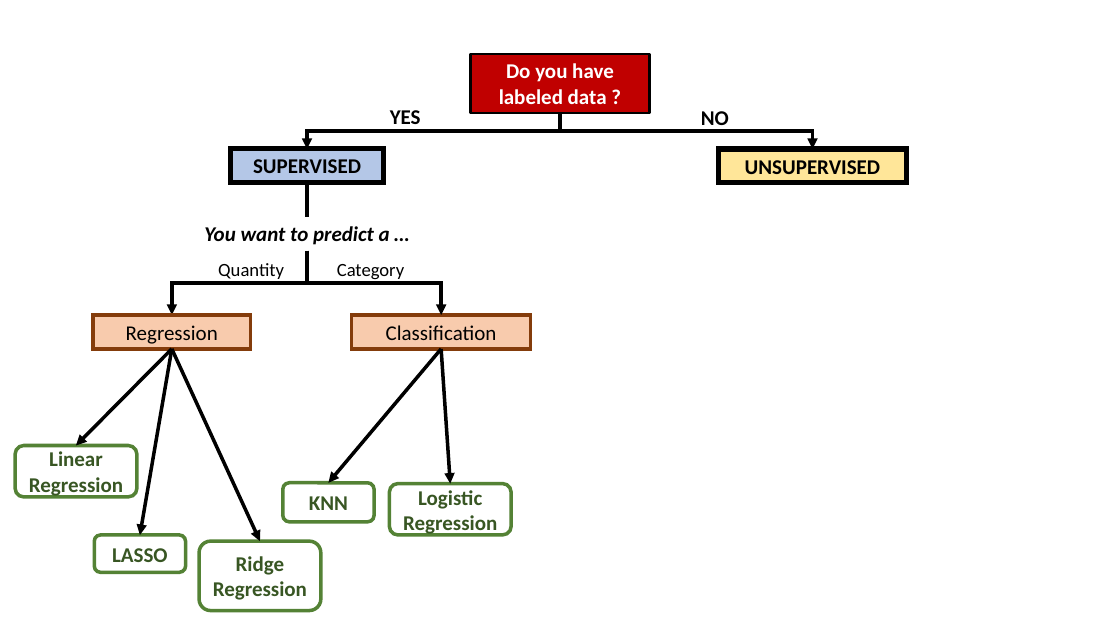
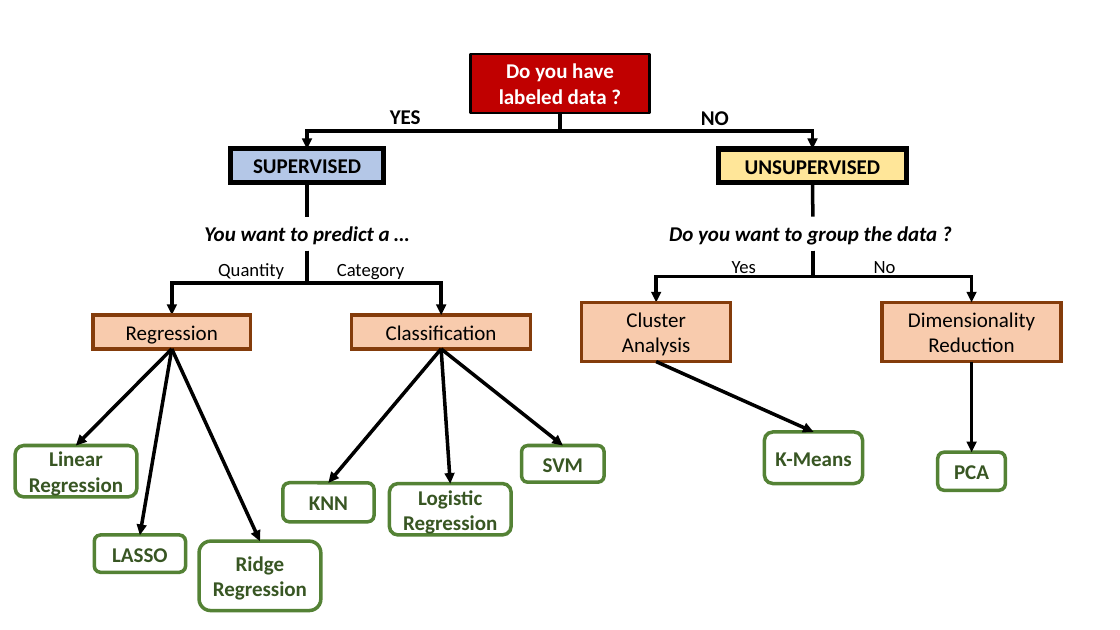
Before and after one commit to lewagon/fullstack-images, a slide deck: slide 3 of ml-week-lectures/learning_tree.pptx (slide 2 before the commit). Drawn at 1120x630 pixels with LibreOffice and Linux fonts; fonts in the diff are those of the drawing. Boxes give left, top, right and bottom in pixels: in the first picture for what was removed or moved away, otherwise in the second. Text is boxed around its words. In the diff, an @@ line names an element or a change of style, - is before the commit and + after.

```diff
--- a/ml-week-lectures/learning_tree.pptx
+++ b/ml-week-lectures/learning_tree.pptx
@@ line added from (812, 183) to (813, 217), #000000 3 pt @@
@@ text added at box(669, 226, 937, 245), 18 pt, text #000000, bold, italic @@
+Do you want to group the data ?
@@ elbow arrow added from (813, 250) to (656, 302), #000000 3 pt @@
@@ text added at box(732, 261, 756, 278), 16 pt, text #000000 @@
+Yes
@@ elbow arrow added from (813, 250) to (972, 302), #000000 3 pt @@
@@ text added at box(874, 261, 896, 278), 16 pt, text #000000 @@
+No
@@ rectangle added at box(581, 302, 731, 362), fill #F8CBAD, outline #843C0B 3 pt, 18 pt, text #000000 @@
+Cluster Analysis
@@ rectangle added at box(882, 302, 1061, 362), fill #F8CBAD, outline #843C0B 3 pt, 18 pt, text #000000 @@
+Dimensionality Reduction
@@ arrow added from (441, 349) to (563, 445), #000000 3 pt @@
@@ arrow added from (656, 362) to (813, 432), #000000 3 pt @@
@@ arrow added from (972, 362) to (972, 452), #000000 3 pt @@
@@ rounded rectangle added at box(522, 445, 604, 482), outline #548235 3 pt, 18 pt, text #385723, bold @@
+SVM
@@ rounded rectangle added at box(765, 432, 863, 483), outline #548235 3 pt, 18 pt, text #385723, bold @@
+K-Means
@@ rounded rectangle added at box(938, 452, 1006, 490), outline #548235 3 pt, 18 pt, text #385723, bold @@
+PCA
```
Also in this commit, not shown: 1 other slide changed, 1 slide added, 4 other files.
